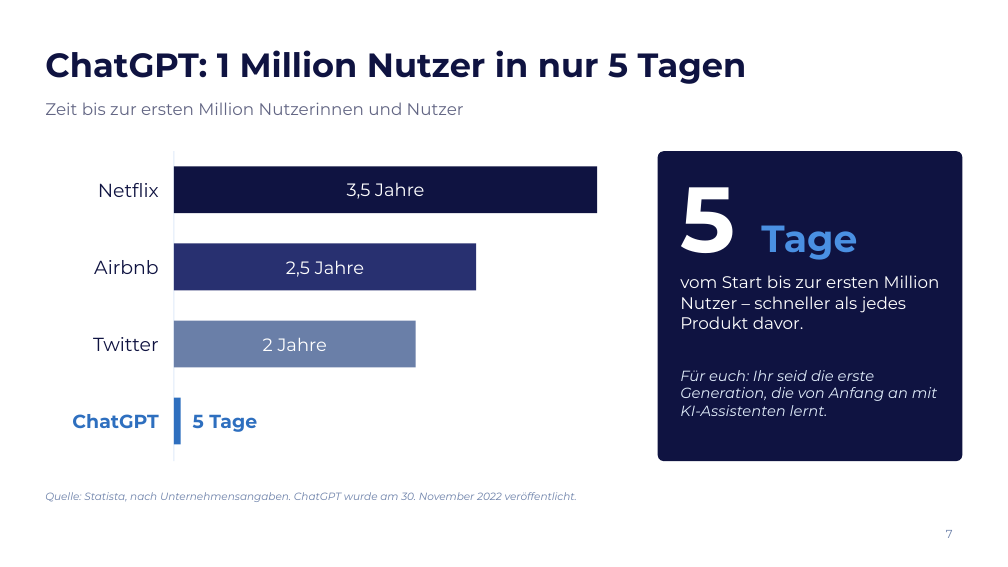
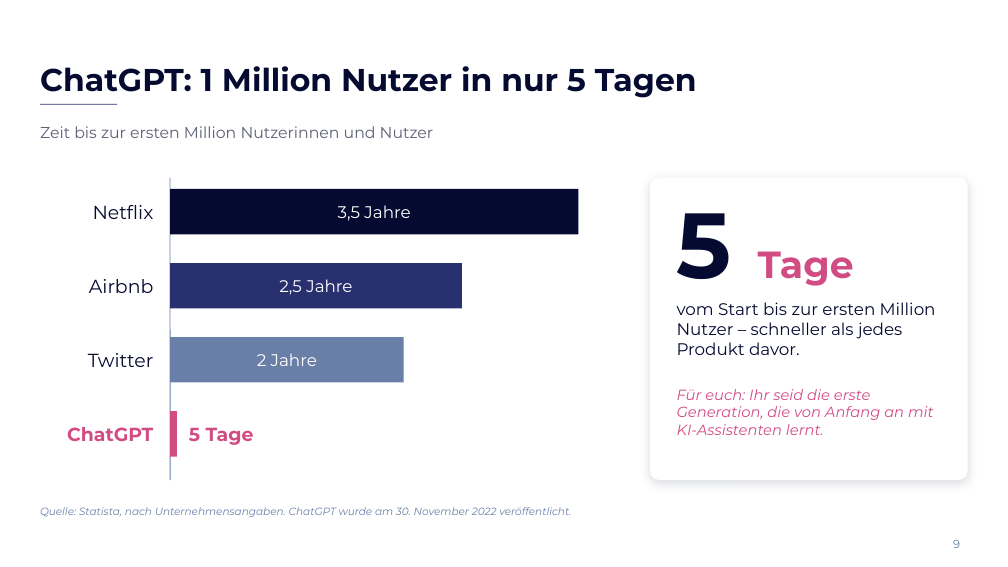
Before and after one commit to elias762/Advisory-board, a slide deck: slide 9 of ki-tag-gymnasium-sued/KI-Tag_Gymnasium-Sued_Impulsvortrag.pptx (slide 7 before the commit). Drawn at 1008x567 pixels with LibreOffice and Linux fonts; fonts in the diff are those of the drawing; background and template pictures are left out. Boxes give left, top, right and bottom in pixels: in the first picture for what was removed or moved away, otherwise in the second. Text is boxed around its words. In the diff, an @@ line names an element or a change of style, - is before the commit and + after.

```diff
--- a/ki-tag-gymnasium-sued/KI-Tag_Gymnasium-Sued_Impulsvortrag.pptx
+++ b/ki-tag-gymnasium-sued/KI-Tag_Gymnasium-Sued_Impulsvortrag.pptx
@@ title "ChatGPT: 1 Million Nutzer in ...": place and size @@
-title "ChatGPT: 1 Million Nutzer in ..." at <box>45,50,747,84</box>
+title "ChatGPT: 1 Million Nutzer in ..." at <box>40,66,697,98</box>
@@ title "ChatGPT: 1 Million Nutzer in ..." at <box>40,66,697,98</box>: size 32 to 30 pt, text colour #0F1341 to #050A30; vertical alignment middle to bottom @@
@@ text "Zeit bis zur ersten Million ...": place and size @@
-text "Zeit bis zur ersten Million ..." at <box>45,102,464,115</box>
+text "Zeit bis zur ersten Million ..." at <box>40,126,434,138</box>
@@ text "Zeit bis zur ersten Million ..." at <box>40,126,434,138</box>: size 16 to 15 pt, text colour #636684 to #5E6178; vertical alignment top to middle @@
@@ line added from (40, 104) to (117, 104), #283070 0.75 pt @@
@@ line moved from (174, 151) - (174, 461) to (170, 178) - (170, 480) @@
@@ line (170, 178) - (170, 480): stroke #DFEBF9 1 pt to #6A7FA8 0.75 pt @@
@@ rounded rectangle: place and size @@
-rounded rectangle at <box>658,151,963,461</box>
+rounded rectangle at <box>650,178,968,480</box>
@@ rounded rectangle at <box>650,178,968,480</box>: fill #0F1341 to #FFFFFF; shadow on; proportions changed @@
@@ text colour #0F1341 to #050A30 in 3 elements at <box>88,353,154,367</box>, <box>89,279,153,293</box>, <box>93,205,154,219</box> @@
@@ text "Netflix": place and size @@
-text "Netflix" at <box>98,183,159,197</box>
+text "Netflix" at <box>93,205,154,219</box>
@@ size 17 to 16 pt in 3 elements at <box>257,354,317,366</box>, <box>279,279,352,295</box>, <box>338,205,410,221</box> @@
@@ text "3,5 Jahre": place and size @@
-text "3,5 Jahre" at <box>347,182,424,199</box>
+text "3,5 Jahre" at <box>338,205,410,221</box>
@@ rectangle: place and size @@
-rectangle at <box>174,166,597,213</box>
+rectangle at <box>170,189,578,234</box>
@@ rectangle at <box>170,189,578,234</box>: fill #0F1341 to #050A30 @@
@@ text "5 Tage": place and size @@
-text "5 Tage" at <box>680,187,857,260</box>
+text "5 Tage" at <box>677,213,854,286</box>
@@ text "5 Tage" at <box>677,213,854,286</box>: text colour #FFFFFF to #050A30 in "5"; text colour #4A90E2 to #D24C84 in "Tage" @@
@@ text "Airbnb": place and size @@
-text "Airbnb" at <box>94,260,158,274</box>
+text "Airbnb" at <box>89,279,153,293</box>
@@ text "2,5 Jahre": place and size @@
-text "2,5 Jahre" at <box>286,260,364,277</box>
+text "2,5 Jahre" at <box>279,279,352,295</box>
@@ rectangle: place and size @@
-rectangle at <box>174,243,476,290</box>
+rectangle at <box>170,263,462,309</box>
@@ text "vom Start bis zur ersten ...": place and size @@
-text "vom Start bis zur ersten ..." at <box>680,275,940,329</box>
+text "vom Start bis zur ersten ..." at <box>677,302,936,355</box>
@@ text "vom Start bis zur ersten ..." at <box>677,302,936,355</box>: text colour #FFFFFF to #050A30 @@
@@ text "2 Jahre": place and size @@
-text "2 Jahre" at <box>263,338,327,351</box>
+text "2 Jahre" at <box>257,354,317,366</box>
@@ rectangle: place and size @@
-rectangle at <box>174,321,416,368</box>
+rectangle at <box>170,337,404,383</box>
@@ text "Für euch: Ihr seid die ...": place and size @@
-text "Für euch: Ihr seid die ..." at <box>680,370,938,416</box>
+text "Für euch: Ihr seid die ..." at <box>677,389,934,435</box>
@@ text "Für euch: Ihr seid die ..." at <box>677,389,934,435</box>: text colour #DFEBF9 to #D24C84 @@
@@ text "ChatGPT" at <box>67,427,153,441</box>: text colour #2E6FBF to #D24C84 @@
@@ 3 texts, 1 rectangle: place and size @@
-3 texts, 1 rectangle at <box>72,337,257,445</box>
+3 texts, 1 rectangle at <box>67,353,254,457</box>
@@ rectangle at <box>170,411,177,457</box>: fill #2E6FBF to #D24C84 @@
@@ text "5 Tage" at <box>189,427,254,445</box>: text colour #2E6FBF to #D24C84 @@
@@ text "Quelle: Statista, nach Unternehmensangaben. ChatGPT ...": place and size @@
-text "Quelle: Statista, nach Unternehmensangaben. ChatGPT ..." at <box>45,492,577,502</box>
+text "Quelle: Statista, nach Unternehmensangaben. ChatGPT ..." at <box>40,507,571,517</box>
@@ page number removed at <box>946,530,953,538</box> @@
-7
@@ page number added at <box>953,540,960,548</box>, 11 pt, text #6A7FA8 @@
+9
```
Also in this commit, not shown: 18 other slides changed, 7 slides added, 1 other file.
